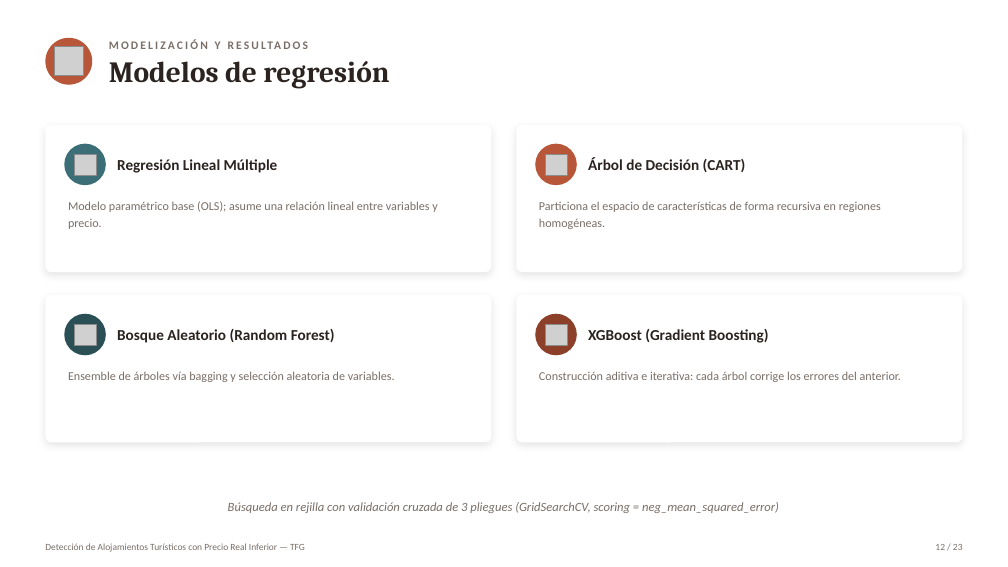
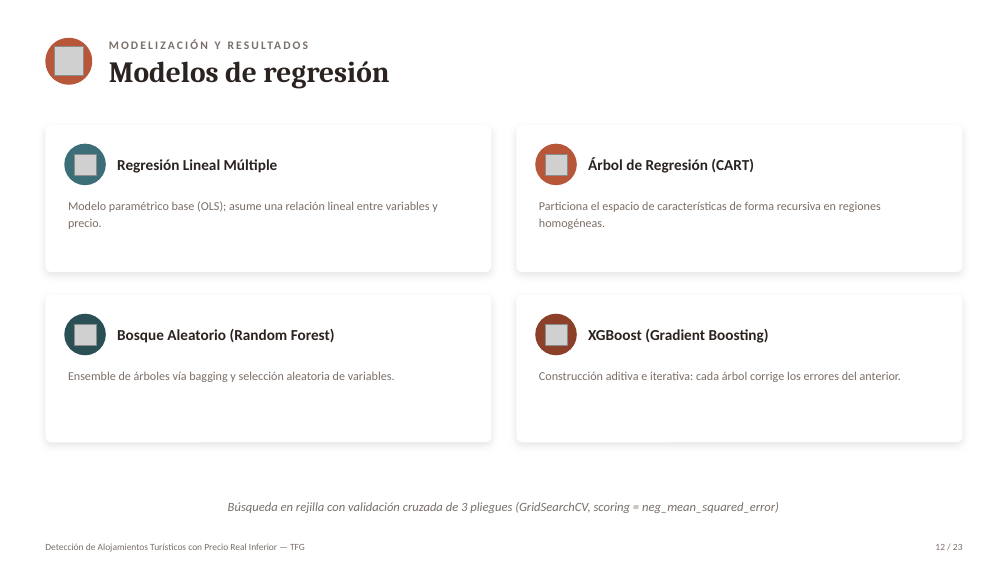
Before and after one commit to Marjimleo3/TFG, a slide deck: slide 12 of TFG_Chollos/Presentacion_Defensa_TFG.pptx. Drawn at 1008x567 pixels with LibreOffice and Linux fonts; fonts in the diff are those of the drawing; grey boxes stand for pictures. Boxes give left, top, right and bottom in pixels: in the first picture for what was removed or moved away, otherwise in the second. Text is boxed around its words. In the diff, an @@ line names an element or a change of style, - is before the commit and + after.

```diff
--- a/TFG_Chollos/Presentacion_Defensa_TFG.pptx
+++ b/TFG_Chollos/Presentacion_Defensa_TFG.pptx
@@ text at <box>588,157,754,173</box>: text changed @@
-Árbol de Decisión (CART)
+Árbol de Regresión (CART)
```
Also in this commit, not shown: 10 other slides changed.
